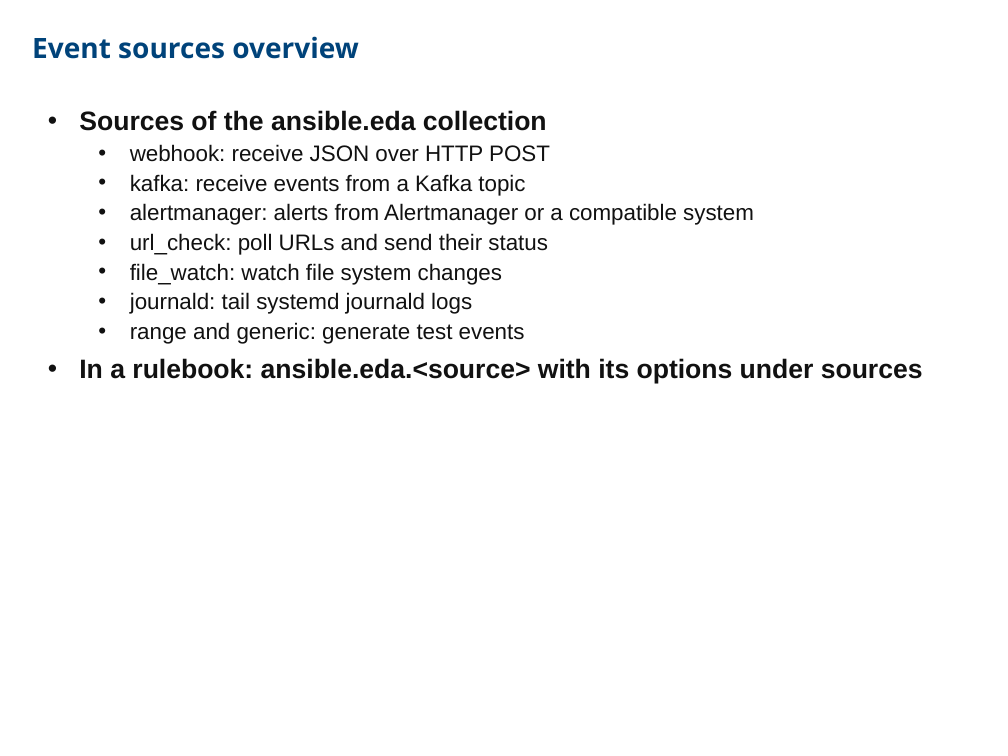
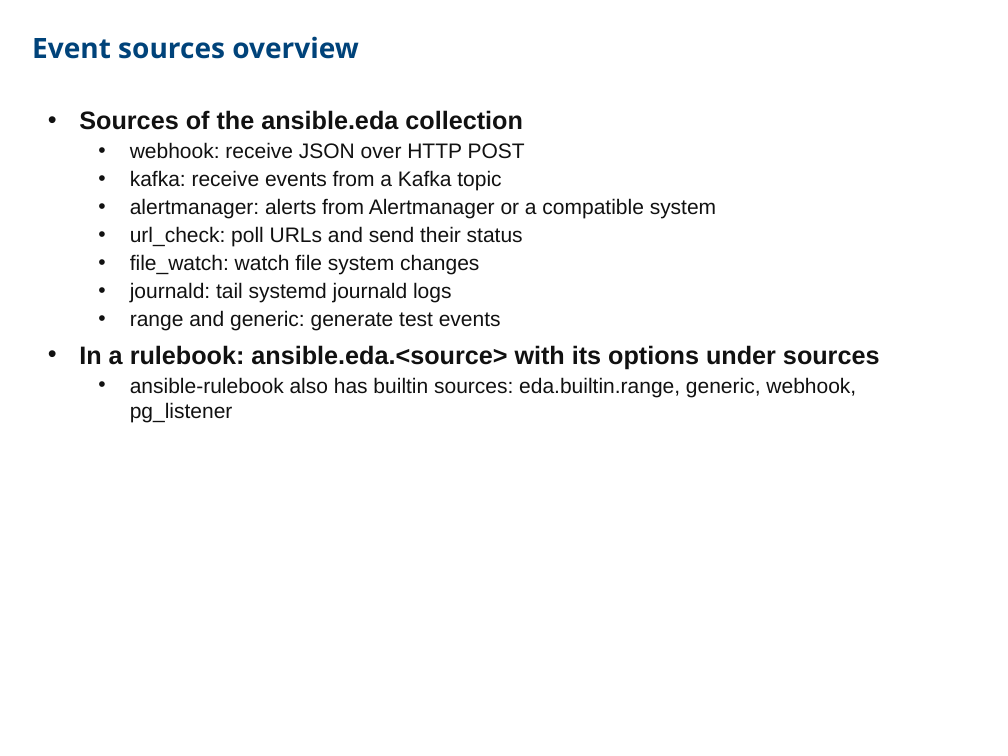
Before and after one commit to CCoupel/ansible-training, a slide deck: slide 200 of Ansible Training.pptx. Drawn at 1008x756 pixels with LibreOffice and Linux fonts; fonts in the diff are those of the drawing. Boxes give left, top, right and bottom in pixels: in the first picture for what was removed or moved away, otherwise in the second. Text is boxed around its words. In the diff, an @@ line names an element or a change of style, - is before the commit and + after.

```diff
--- a/Ansible Training.pptx
+++ b/Ansible Training.pptx
@@ text at (x1=79, y1=110, x2=880, y2=369): size 19 to 18 pt in "Sources of the ansible.eda collection", "In a rulebook: ansible.eda.<source> with its options ..."; size 16 to 15 pt in "webhook: receive JSON over HTTP POST", "kafka: receive events from a Kafka topic", "alertmanager: alerts from Alertmanager or a compatible ...", "url_check: poll URLs and send their status" and 3 more places @@
@@ text at (x1=130, y1=377, x2=856, y2=422): paragraph added @@
+  • ansible-rulebook also has builtin sources: eda.builtin.range, generic, webhook, pg_listener
```
